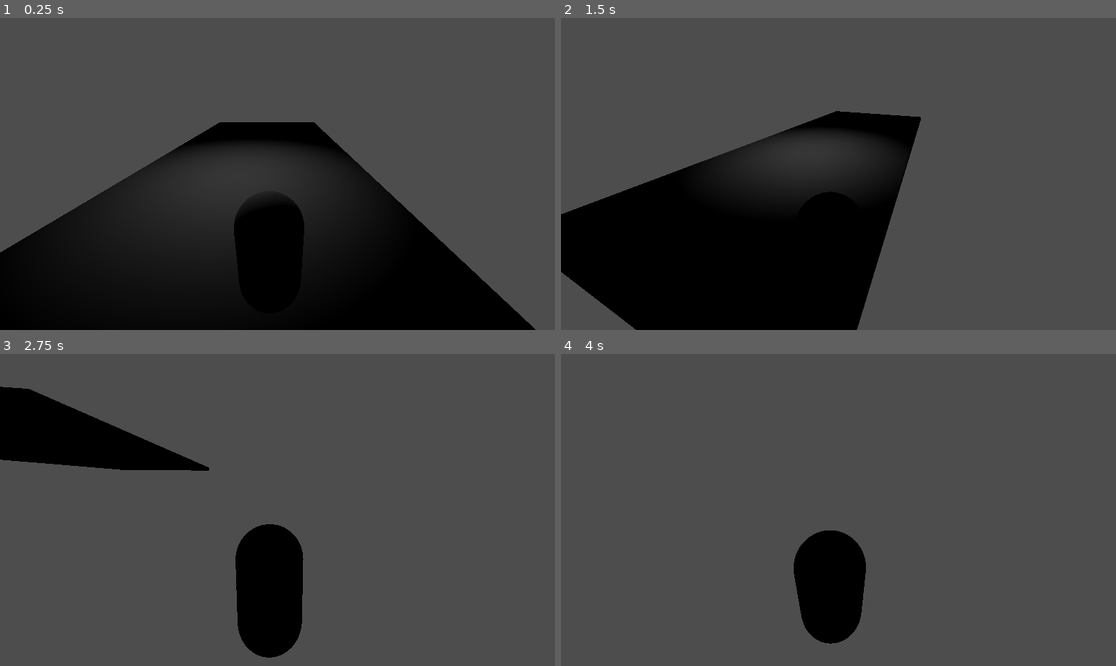
Above: before the commit, frames 1-4 (two rows, left to right).
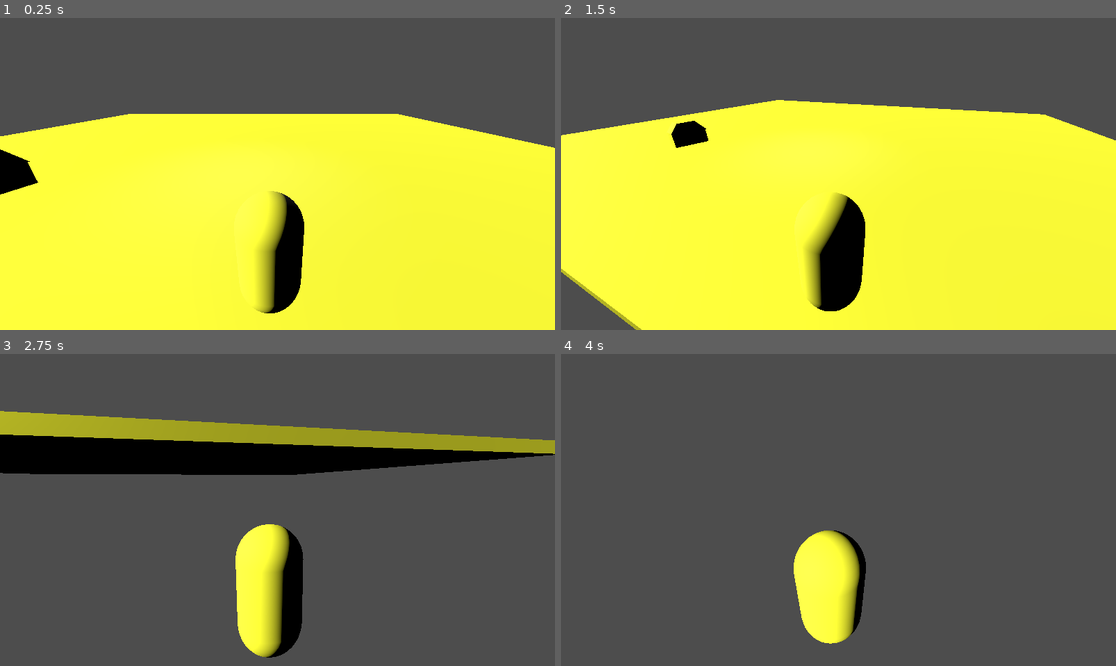
Above: after the commit, the same moments.

Repository: BossIion/3rd-person-game
Game: Godot game, scene res://scenes/Open_World.tscn
Two runs of this game, one before a commit and one after it. Both use one fixed random seed, a clock stepped at 60 frames per second and the inputs below.
Inputs (mouse positions are in pixels of both pictures, inside the frame that each line leads up to):
- Up to frame 1 (0.25 s): no input
- Up to frame 2 (1.5 s): tap Enter at 0.5 s; move the mouse to (960, 158) at 0.52 s; hold D (ui_right) 0.53-1.28 s; hold E (open_chest, bound only after the commit) 0.53-1.28 s; tap Shift (shift) at 0.6 s; tap Space (ui_accept) at 0.77 s; move the mouse to (727, 189) at 1.27 s; hold S (ui_down) from 1.28 s (still down); tap E (open_chest, bound only after the commit) at 1.35 s
- Up to frame 3 (2.75 s): tap Space (ui_accept) at 1.52 s; tap Shift (shift) at 1.55 s; move the mouse to (333, 441) at 2.02 s; release S (ui_down) at 2.03 s; hold D (ui_right) from 2.03 s (still down); hold E (open_chest, bound only after the commit) from 2.03 s (still down); tap Middle mouse button (mouse_middle) at 2.1 s
- Up to frame 4 (4 s): move the mouse to (832, 516) at 2.77 s; release D (ui_right) at 2.78 s; release E (open_chest, bound only after the commit) at 2.78 s; hold W (ui_up) 2.78-3.53 s; tap 9 (release_mouse) at 2.85 s; tap Space (ui_accept) at 3.02, 3.77 s; tap Shift (shift) at 3.05, 3.6 s; move the mouse to (1005, 556) at 3.52 s; hold A (ui_left) from 3.53 s (still down); hold E (open_chest, bound only after the commit) from 3.53 s (still down)

The runs differ from the first frame. In frame 1, 65% of the frame differs, in the area x 0-100%, y 30-100%; in frame 2, 66%, in the area x 0-100%, y 26-100%; in frame 3, 15%; in frame 4, 3.4%.

Commit message:
Day night and chest

Diff:
--- a/project.godot
+++ b/project.godot
@@ -68,6 +68,11 @@
 "events": [Object(InputEventKey,"resource_local_to_scene":false,"resource_name":"","device":-1,"window_id":0,"alt_press …(195 unchanged characters)…
 ]
 }
+open_chest={
+"deadzone": 0.2,
+"events": [Object(InputEventKey,"resource_local_to_scene":false,"resource_name":"","device":-1,"window_id":0,"alt_pressed":false,"shift_pressed":false,"ctrl_pressed":false,"meta_pressed":false,"pressed":false,"keycode":0,"physical_keycode":69,"key_label":0,"unicode":101,"location":0,"echo":false,"script":null)
+]
+}
 
 [rendering]
 
--- a/scenes/Open_World.tscn
+++ b/scenes/Open_World.tscn
@@ -1,14 +1,16 @@
-[gd_scene load_steps=3 format=3 uid="uid://bpmqngcywil86"]
+[gd_scene load_steps=5 format=3 uid="uid://bpmqngcywil86"]
 
 [ext_resource type="PackedScene" uid="uid://bb18bilw8dg65" path="res://scenes/player.tscn" id="1_51tu1"]
 [ext_resource type="PackedScene" uid="uid://b7ijv2qhwgs7g" path="res://scenes/axe.tscn" id="2_a0j0i"]
+[ext_resource type="PackedScene" uid="uid://betpfe0s85icb" path="res://scenes/chest.tscn" id="3_3ce5c"]
+[ext_resource type="Script" uid="uid://brldl6r7w8blk" path="res://scenes/directional_light_3d.gd" id="4_ke7nh"]
 
 [node name="World" type="Node3D"]
 
 [node name="CSGBox3D" type="CSGBox3D" parent="."]
-transform = Transform3D(1, 0, 0, 0, 1, 0, 0, 0, 1, 0.65332, -1.67822, -8.04004)
+transform = Transform3D(1, 0, 0, 0, 1, 0, 0, 0, 1, -0.314849, -1.67822, -12.1038)
 use_collision = true
-size = Vector3(11.2207, 0.417175, 26.5273)
+size = Vector3(42.2706, 0.417175, 34.6548)
 
 [node name="OmniLight3D" type="OmniLight3D" parent="."]
 transform = Transform3D(1, 0, 0, 0, 1, 0, 0, 0, 1, 0, 4.68715, -5.38784)
@@ -18,4 +20,23 @@
 transform = Transform3D(1, 0, 0, 0, 1, 0, 0, 0, 1, 1.79132, -0.469632, 1.1526)
 
 [node name="Axe" parent="." instance=ExtResource("2_a0j0i")]
-transform = Transform3D(1, 0, 0, 0, 1, 0, 0, 0, 1, -0.378413, -0.546787, -4.39597)
+transform = Transform3D(1, 0, 0, 0, 1, 0, 0, 0, 1, -8.90003, -0.371753, -3.77111)
+
+[node name="Chest" parent="." instance=ExtResource("3_3ce5c")]
+transform = Transform3D(-0.258819, 0, -0.965926, 0, 1, 0, 0.965926, 0, -0.258819, -9, -1, -4)
+
+[node name="DirectionalLight3D" type="DirectionalLight3D" parent="."]
+transform = Transform3D(0.481062, -0.0731934, -0.873626, 0.866923, 0.188026, 0.461618, 0.130477, -0.979433, 0.153905, -20.6575, 6.74624, -2.52547)
+light_color = Color(1, 1, 0.215686, 1)
+light_energy = 7.35
+script = ExtResource("4_ke7nh")
+
+[node name="DirectionalLight3D2" type="DirectionalLight3D" parent="."]
+transform = Transform3D(0.481062, -0.0731934, -0.873626, 0.866923, 0.188026, 0.461618, 0.130477, -0.979433, 0.153905, -20.6575, 6.74624, -2.52547)
+light_color = Color(0.211392, 0.123193, 0.229184, 1)
+light_energy = 7.35
+
+[node name="Timer" type="Timer" parent="."]
+wait_time = 120.0
+
+[connection signal="timeout" from="Timer" to="DirectionalLight3D" method="_on_timer_timeout"]
--- a/scenes/axe.tscn
+++ b/scenes/axe.tscn
@@ -7,7 +7,6 @@
 
 [node name="Axe" type="Area3D"]
 transform = Transform3D(0.4, 0, 0, 0, 0.2, 0, 0, 0, 0.6, 0, 0, 0)
-visible = false
 script = ExtResource("1_odgf8")
 
 [node name="CollisionShape3D" type="CollisionShape3D" parent="."]
--- /dev/null
+++ b/scenes/chest.tscn
@@ -0,0 +1,80 @@
+[gd_scene load_steps=6 format=3 uid="uid://betpfe0s85icb"]
+
+[ext_resource type="Script" uid="uid://bl5y7u0m3ueh0" path="res://scripts/chest.gd" id="1_oii8l"]
+
+[sub_resource type="BoxShape3D" id="BoxShape3D_8uwsg"]
+size = Vector3(3.79837, 1.66119, 3.49911)
+
+[sub_resource type="Animation" id="Animation_bp1or"]
+resource_name = "Chest_Open"
+tracks/0/type = "value"
+tracks/0/imported = false
+tracks/0/enabled = true
+tracks/0/path = NodePath(".:rotation")
+tracks/0/interp = 1
+tracks/0/loop_wrap = true
+tracks/0/keys = {
+"times": PackedFloat32Array(0, 1),
+"transitions": PackedFloat32Array(1, 1),
+"update": 0,
+"values": [Vector3(0, 0, 0), Vector3(1.55943, 0, 0)]
+}
+
+[sub_resource type="Animation" id="Animation_trlyu"]
+length = 0.001
+tracks/0/type = "value"
+tracks/0/imported = false
+tracks/0/enabled = true
+tracks/0/path = NodePath(".:rotation")
+tracks/0/interp = 1
+tracks/0/loop_wrap = true
+tracks/0/keys = {
+"times": PackedFloat32Array(0),
+"transitions": PackedFloat32Array(1),
+"update": 0,
+"values": [Vector3(0, 0, 0)]
+}
+
+[sub_resource type="AnimationLibrary" id="AnimationLibrary_x7mpe"]
+_data = {
+&"Chest_Open": SubResource("Animation_bp1or"),
+&"RESET": SubResource("Animation_trlyu")
+}
+
+[node name="Chest" type="Node3D"]
+script = ExtResource("1_oii8l")
+
+[node name="Area3D" type="Area3D" parent="."]
+
+[node name="CollisionShape3D" type="CollisionShape3D" parent="Area3D"]
+transform = Transform3D(1, 0, 0, 0, 1, 0, 0, 0, 1, 0.719864, 0.330597, 0.0707352)
+shape = SubResource("BoxShape3D_8uwsg")
+
+[node name="CSGBox3D" type="CSGBox3D" parent="Area3D"]
+transform = Transform3D(1, 0, 0, 0, 1, 0, 0, 0, 0.963838, 0.560547, 0, 0)
+use_collision = true
+size = Vector3(2.12842, 1, 1)
+
+[node name="CSGBox3D2" type="CSGBox3D" parent="Area3D/CSGBox3D"]
+transform = Transform3D(0.999993, 0.000997475, 0.00364625, -0.00100144, 0.999999, 0.00116451, -0.00351327, -0.00112593, 1.03751, -0.00987738, 0.131592, -0.000915414)
+operation = 2
+size = Vector3(2.04916, 0.839355, 0.848877)
+
+[node name="CSGPolygon3D" type="CSGPolygon3D" parent="Area3D"]
+transform = Transform3D(1, 0, 0, 0, 1, 0, 0, 0, 0.963838, -0.566484, 0.469906, 0.465869)
+polygon = PackedVector2Array(0, 0, 0.603676, 0.704583, 1.71115, 0.669183, 2.21448, 0.0231261)
+
+[node name="Label3D" type="Label3D" parent="Area3D"]
+transform = Transform3D(-0.999424, 0, -0.0339401, 0, 1, 0, 0.0327128, 0, -0.963283, 0.575813, 1.5615, -0.35015)
+visible = false
+text = "Press E to Open Chests"
+
+[node name="AnimationPlayer" type="AnimationPlayer" parent="."]
+root_node = NodePath("../Area3D/CSGPolygon3D")
+libraries = {
+&"": SubResource("AnimationLibrary_x7mpe")
+}
+
+[connection signal="area_entered" from="Area3D" to="." method="_on_area_3d_area_entered"]
+[connection signal="body_entered" from="Area3D" to="." method="_on_area_3d_body_entered"]
+[connection signal="body_exited" from="Area3D" to="." method="_on_area_3d_body_exited"]
--- /dev/null
+++ b/scenes/directional_light_3d.gd
@@ -0,0 +1,25 @@
+extends DirectionalLight3D
+@onready var sun = $"."
+@onready var moon = $"../DirectionalLight3D2"
+@onready var timer = $"../Timer"
+var day = true
+# Called when the node enters the scene tree for the first time.
+func _ready() -> void:
+	timer.start()
+	sun.light_energy = 7.0
+	moon.light_energy = 0.1
+
+
+# Called every frame. 'delta' is the elapsed time since the previous frame.
+func _process(delta: float) -> void:
+	pass
+
+func _on_timer_timeout() -> void:
+	print("timer ended")
+	day = not day
+	if day:
+		sun.light_energy = 7.0
+		moon.light_energy = 0.1
+	else:
+		sun.light_energy = 0.1
+		moon.light_energy = 7.0
--- a/scenes/tree.tscn
+++ b/scenes/tree.tscn
@@ -2,6 +2,21 @@
 
 [sub_resource type="BoxShape3D" id="BoxShape3D_ict6q"]
 size = Vector3(1, 3.19189, 1)
+
+[sub_resource type="Animation" id="Animation_avsvi"]
+length = 0.001
+tracks/0/type = "value"
+tracks/0/imported = false
+tracks/0/enabled = true
+tracks/0/path = NodePath(".:rotation")
+tracks/0/interp = 1
+tracks/0/loop_wrap = true
+tracks/0/keys = {
+"times": PackedFloat32Array(0),
+"transitions": PackedFloat32Array(1),
+"update": 0,
+"values": [Vector3(1.11759e-08, 0, 0)]
+}
 
 [sub_resource type="Animation" id="Animation_ict6q"]
 resource_name = "Tree_Fall"
@@ -16,21 +31,6 @@
 "transitions": PackedFloat32Array(1, 1),
 "update": 0,
 "values": [Vector3(1.11759e-08, 0, 0), Vector3(-1.67257, 0, 0)]
-}
-
-[sub_resource type="Animation" id="Animation_avsvi"]
-length = 0.001
-tracks/0/type = "value"
-tracks/0/imported = false
-tracks/0/enabled = true
-tracks/0/path = NodePath(".:rotation")
-tracks/0/interp = 1
-tracks/0/loop_wrap = true
-tracks/0/keys = {
-"times": PackedFloat32Array(0),
-"transitions": PackedFloat32Array(1),
-"update": 0,
-"values": [Vector3(1.11759e-08, 0, 0)]
 }
 
 [sub_resource type="AnimationLibrary" id="AnimationLibrary_vplca"]
--- /dev/null
+++ b/scripts/chest.gd
@@ -0,0 +1,28 @@
+extends Node3D
+var in_range = false
+var opened = false
+# Called when the node enters the scene tree for the first time.
+func _ready() -> void:
+	pass # Replace with function body.
+
+
+# Called every frame. 'delta' is the elapsed time since the previous frame.
+func _process(delta: float) -> void:
+	if in_range and Input.is_action_pressed("open_chest") and not opened:
+		opened = true
+		$AnimationPlayer.play("Chest_Open")
+
+
+
+
+
+
+func _on_area_3d_body_entered(body: Node3D) -> void:
+	if body.name == "Player":
+		in_range = true
+		$Area3D/Label3D["visible"] = true
+
+func _on_area_3d_body_exited(body: Node3D) -> void:
+	if body.name == "Player":
+		in_range = false
+		$Area3D/Label3D["visible"] = false
Not shown, added: scenes/directional_light_3d.gd.uid
Not shown, added: scripts/chest.gd.uid
